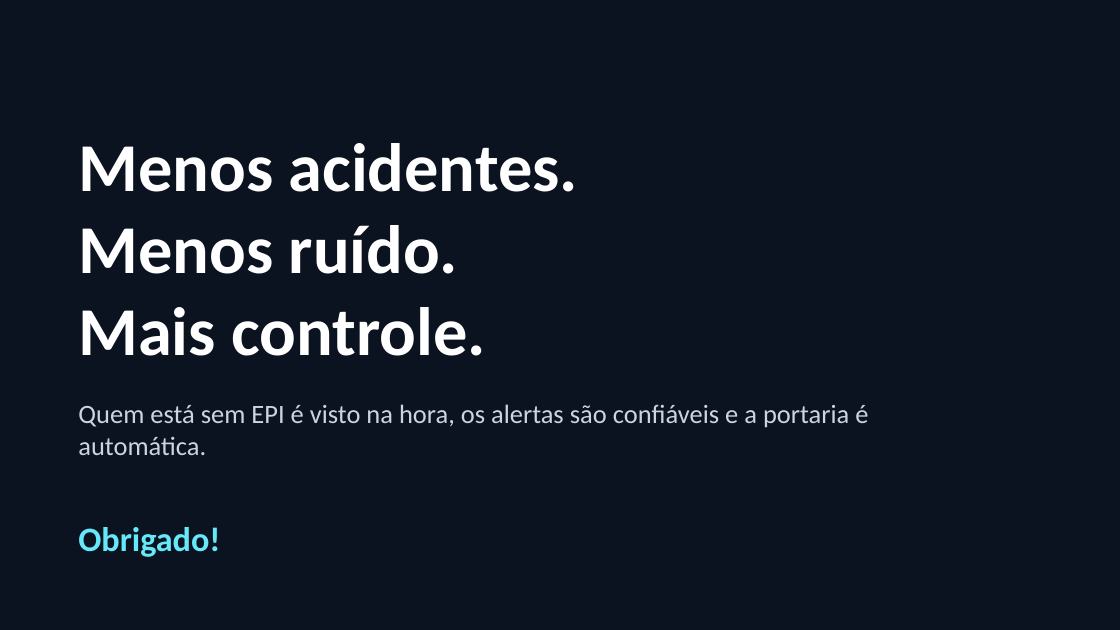
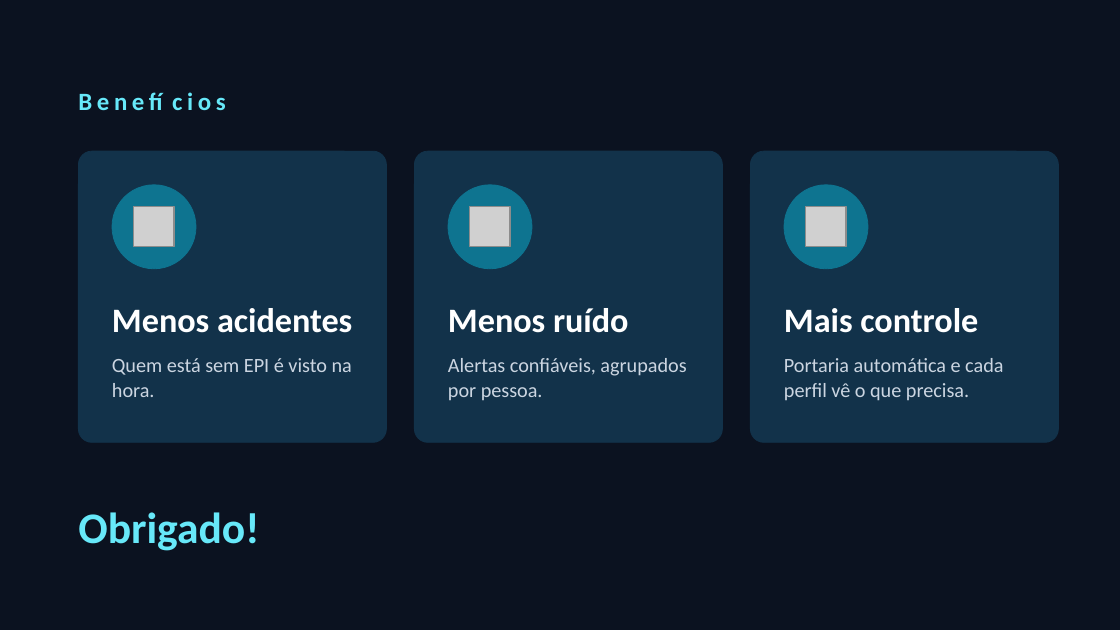
Before and after one commit to bolla-X/Challenge_5550, a slide deck: slide 9 of docs/pitch/VisionEPI-pitch-v2.pptx. Drawn at 1120x630 pixels with LibreOffice and Linux fonts; fonts in the diff are those of the drawing; grey boxes stand for pictures. Boxes give left, top, right and bottom in pixels: in the first picture for what was removed or moved away, otherwise in the second. Text is boxed around its words. In the diff, an @@ line names an element or a change of style, - is before the commit and + after.

```diff
--- a/docs/pitch/VisionEPI-pitch-v2.pptx
+++ b/docs/pitch/VisionEPI-pitch-v2.pptx
@@ text added at (x1=78, y1=67, x2=1042, y2=134), 16 pt, text #67E8F9, bold @@
+Benefícios
@@ text removed at (x1=78, y1=143, x2=578, y2=356) @@
-Menos acidentes.
-Menos ruído.
-Mais controle.
@@ rounded rectangle added at (x1=78, y1=151, x2=386, y2=442), fill #12324A, outline #12324A 0.5 pt @@
@@ rounded rectangle added at (x1=414, y1=151, x2=722, y2=442), fill #12324A, outline #12324A 0.5 pt @@
@@ rounded rectangle added at (x1=750, y1=151, x2=1058, y2=442), fill #12324A, outline #12324A 0.5 pt @@
@@ ellipse added at (x1=112, y1=185, x2=196, y2=269), fill #0E7490, outline #0E7490 0.5 pt @@
@@ picture added at (x1=134, y1=206, x2=175, y2=246) @@
@@ ellipse added at (x1=448, y1=185, x2=532, y2=269), fill #0E7490, outline #0E7490 0.5 pt @@
@@ picture added at (x1=470, y1=206, x2=511, y2=246) @@
@@ ellipse added at (x1=784, y1=185, x2=868, y2=269), fill #0E7490, outline #0E7490 0.5 pt @@
@@ picture added at (x1=806, y1=206, x2=847, y2=246) @@
@@ text added at (x1=112, y1=308, x2=352, y2=333), 22 pt, text #FFFFFF, bold @@
+Menos acidentes
@@ text added at (x1=448, y1=308, x2=629, y2=333), 22 pt, text #FFFFFF, bold @@
+Menos ruído
@@ text added at (x1=784, y1=308, x2=978, y2=333), 22 pt, text #FFFFFF, bold @@
+Mais controle
@@ text at (x1=112, y1=358, x2=352, y2=397): text changed; size 17 to 13 pt @@
-Quem está sem EPI é visto na hora, os alertas são confiáveis e a portaria é automática.
+Quem está sem EPI é visto na hora.
@@ text added at (x1=448, y1=358, x2=686, y2=400), 13 pt, text #CBD5E1 @@
+Alertas confiáveis, agrupados por pessoa.
@@ text added at (x1=784, y1=358, x2=1003, y2=401), 13 pt, text #CBD5E1 @@
+Portaria automática e cada perfil vê o que precisa.
@@ text "Obrigado!" moved from (x1=78, y1=527, x2=220, y2=557) to (x1=78, y1=512, x2=259, y2=551) @@
@@ text "Obrigado!" at (x1=78, y1=512, x2=259, y2=551): size 22 to 28 pt @@
```
Also in this commit, not shown: 8 other slides changed, 1 other file.
